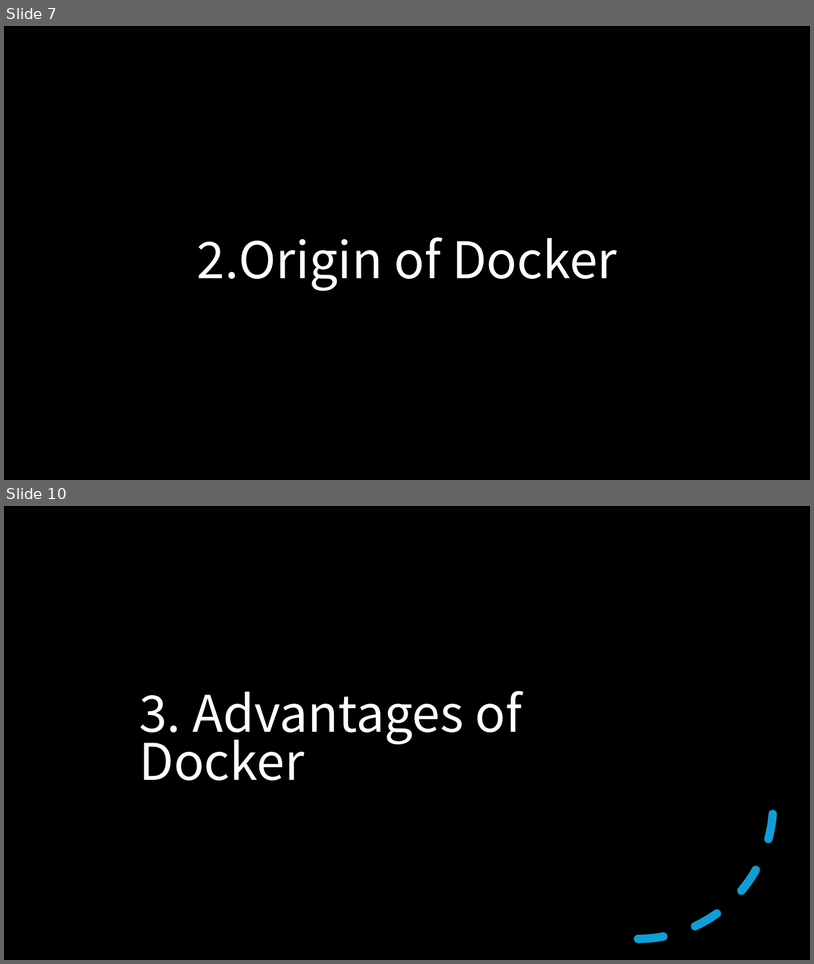
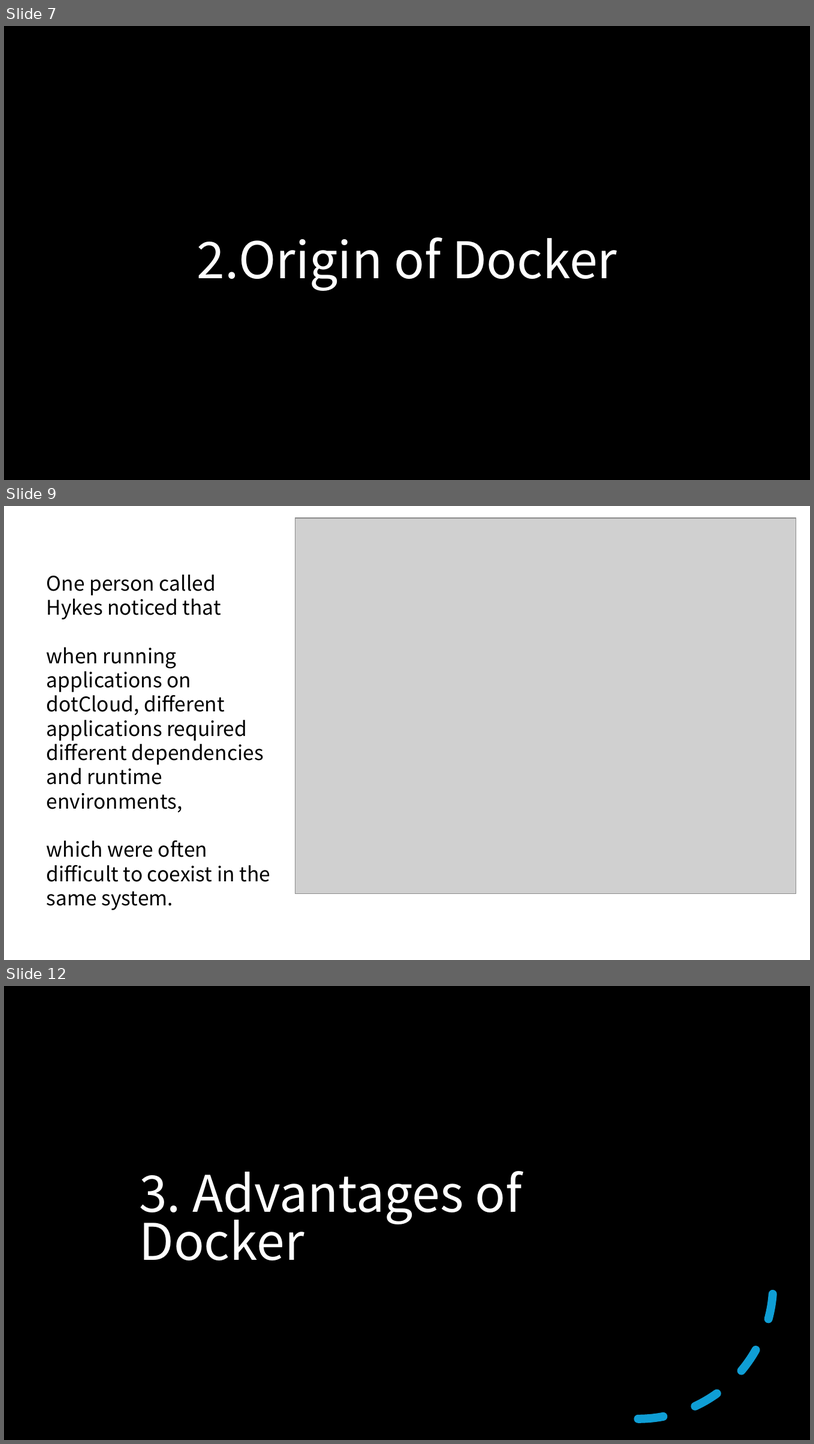
Before and after one commit to CompPsyUnion/2526-weekly-session, a slide deck: Contents/Docker/slide/Docker演示.pptx. Shown one above the other, each under a label of ours: slides 7 and 10 before the commit, slides 7, 9 and 12 after it; the slides between them are not shown. The pictures are 814x964 and 814x1444 pixels, drawn with LibreOffice and Linux fonts; fonts in the diff are those of the drawing; grey boxes stand for pictures; background and template pictures are left out; a plain dark background stands for a picture behind light text. Boxes give left, top, right and bottom in pixels: in the first picture for what was removed or moved away, otherwise in the second. Text is boxed around its words. In the diff, an @@ line names an element or a change of style, - is before the commit and + after.

```diff
--- a/Contents/Docker/slide/Docker演示.pptx
+++ b/Contents/Docker/slide/Docker演示.pptx
@@ slide 9 added at (4, 506, 810, 960), background #FFFFFF @@
@@ picture added at (296, 518, 797, 893) @@
@@ text added at (47, 574, 270, 910), 24 pt, text #000000 @@
+One person called Hykes noticed that
+when running applications on dotCloud, different applications required different dependencies and runtime environments,
+which were often difficult to coexist in the same system.
@@ what was slide 10 is now slide 12 @@
```
Also in this commit, not shown: 4 slides changed, 3 other slides added, 2 slides removed, 1 other file.
